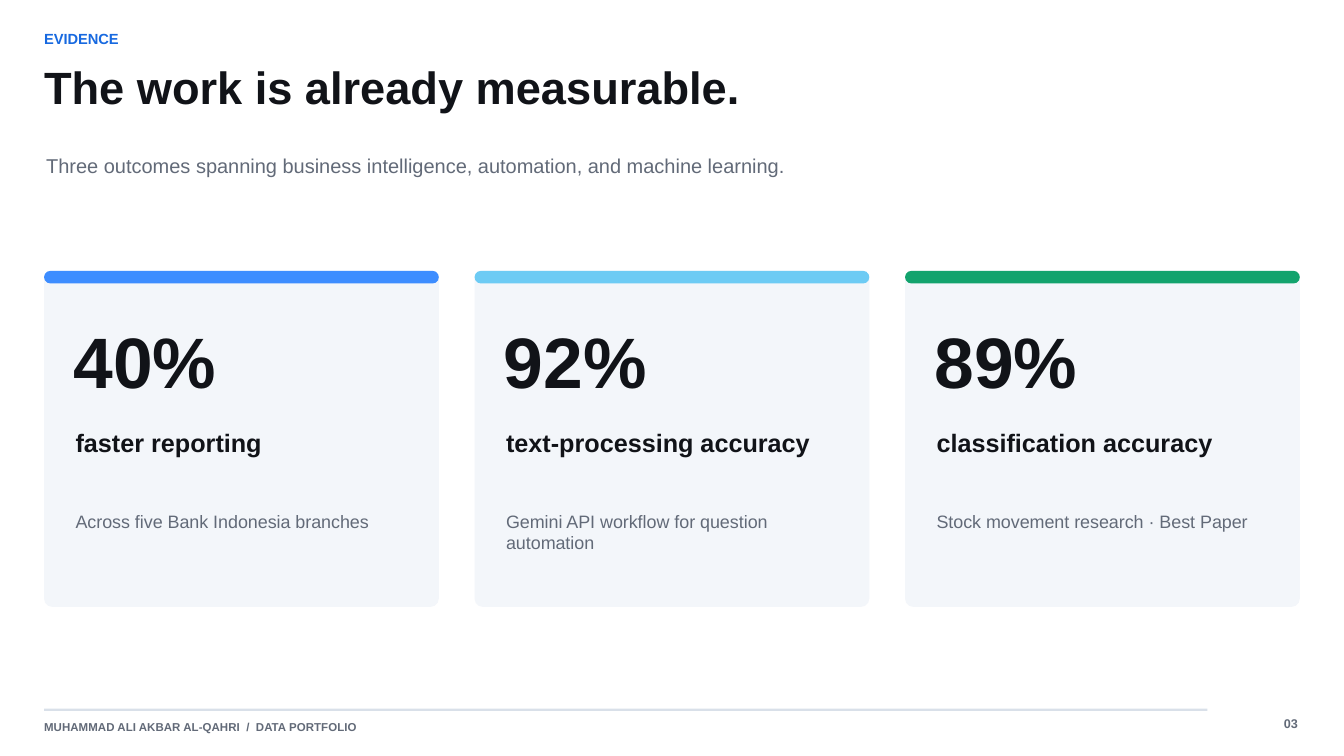
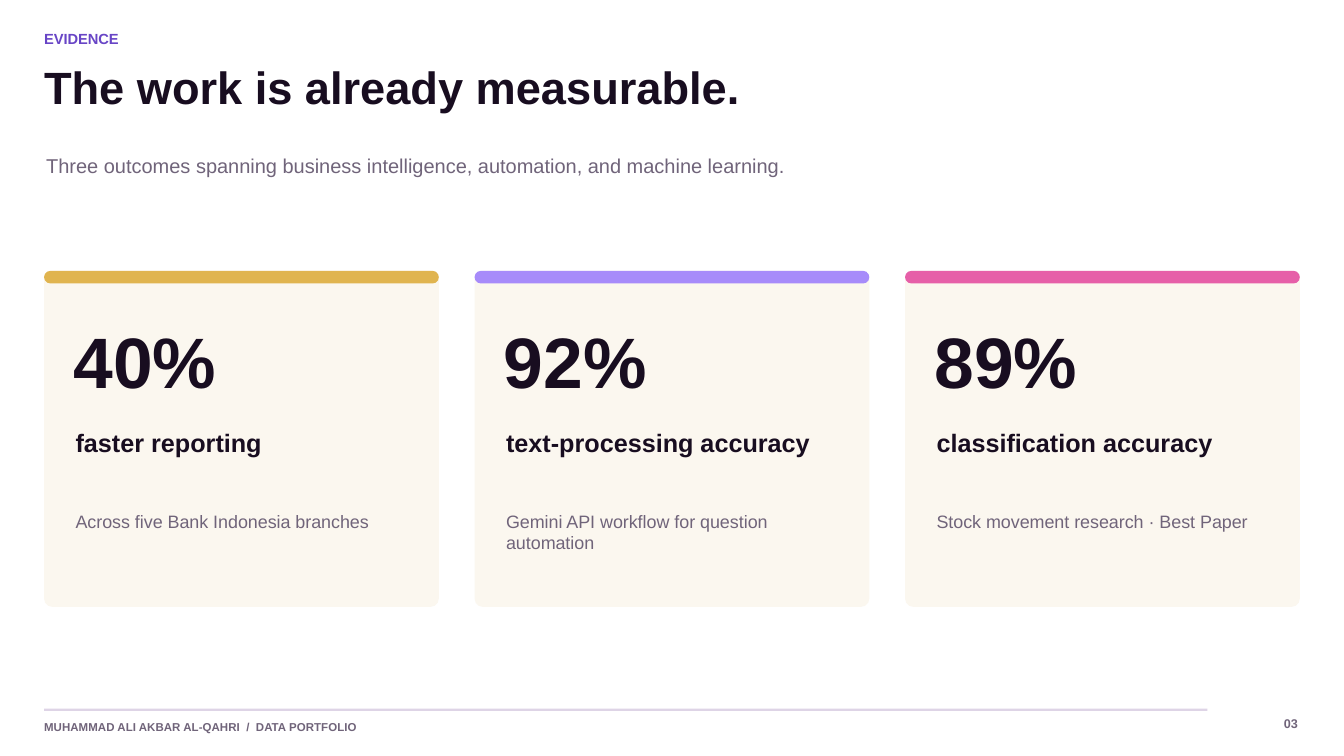
Before and after one commit to akbaralqahri/portofolio, a slide deck: slide 3 of outputs/Muhammad_Ali_Akbar_Al-Qahri_Portfolio.pptx. Drawn at 1344x756 pixels with LibreOffice and Linux fonts; fonts in the diff are those of the drawing. Boxes give left, top, right and bottom in pixels: in the first picture for what was removed or moved away, otherwise in the second. Text is boxed around its words. In the diff, an @@ line names an element or a change of style, - is before the commit and + after.

```diff
--- a/outputs/Muhammad_Ali_Akbar_Al-Qahri_Portfolio.pptx
+++ b/outputs/Muhammad_Ali_Akbar_Al-Qahri_Portfolio.pptx
@@ text "EVIDENCE" at bbox=[44, 34, 119, 44]: text colour #1769E0 to #6845C6 @@
@@ rounded rectangle at bbox=[44, 271, 440, 283]: fill #3D8DFF to #E0B44F @@
@@ rounded rectangle at bbox=[475, 271, 870, 283]: fill #6DCBF4 to #A78BFA @@
@@ fill #F3F6FA to #FBF7EF in 3 elements at bbox=[44, 271, 440, 607], bbox=[475, 271, 870, 607], bbox=[905, 271, 1301, 607] @@
@@ rounded rectangle at bbox=[905, 271, 1301, 283]: fill #12A36D to #E65FA8 @@
```
Also in this commit, not shown: 10 other slides changed, 6 other files.
